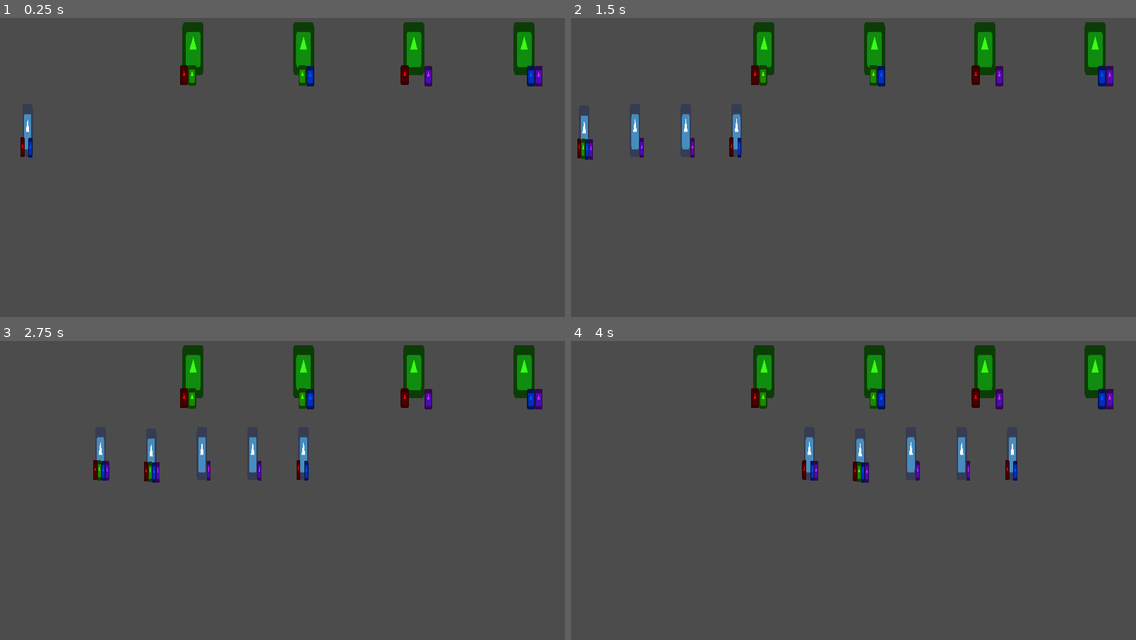
Above: before the commit, frames 1-4 (two rows, left to right).
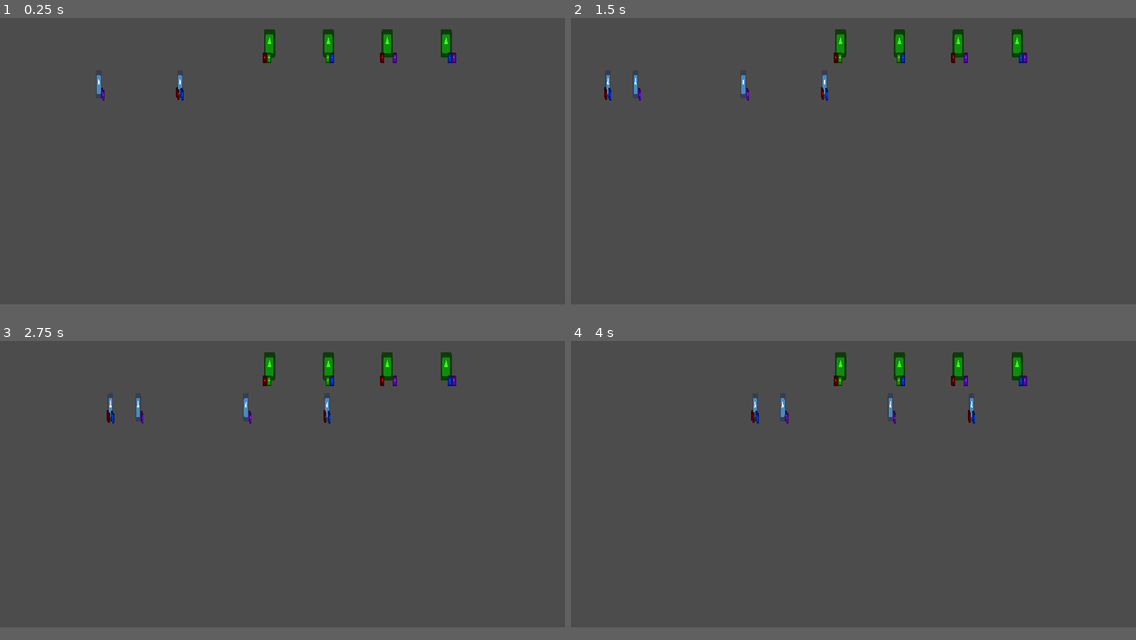
Above: after the commit, the same moments.

Repository: Schroedi/ggj2020
Game: Godot game, scene res://Game/MainScene.tscn
The game is run twice, just before and just after one commit, with the same random seed, the same clock (stepped at 60 frames per second) and the same inputs. The engine's default icon, where the game draws it, is replaced by a stand-in: a white triangle on a blue panel in a dark square.
Inputs (mouse positions are in pixels of both pictures, inside the frame that each line leads up to):
- Up to frame 1 (0.25 s): no input
- Up to frame 2 (1.5 s): move the mouse to (977, 134) at 0.52 s; hold D 0.53-1.25 s; click (977, 134) at 0.67 s; drag from (740, 167) to (661, 131) at 1.27 s
- Up to frame 3 (2.75 s): move the mouse to (339, 403) at 2.02 s; hold D from 2.03 s (still down)
- Up to frame 4 (4 s): release D at 2.75 s; drag from (825, 541) to (825, 454) at 2.77 s; move the mouse to (1023, 523) at 3.52 s; hold A from 3.53 s (still down)
In our replay, the window is 800x468 before the commit and 800x450 after it. These sizes can differ from the game's own. Grey fills any space a smaller window leaves; there, only what the larger window draws over its background counts as a difference.

The runs differ from the first frame. In frame 1, 4.4% of the frame differs, in the area x 3-96%, y 1-47%; in frame 2, 5.3%; in frame 3, 5.5%, in the area x 16-96%, y 1-48%; in frame 4, 5.5%.

Commit message:
Multi hit

Diff:
--- a/Game/MainScene.gd
+++ b/Game/MainScene.gd
@@ -1 +1,5 @@
 extends Node2D
+
+func _input(event):
+	if event.is_action_pressed("restart"):
+		SceneManager.goto_scene("res://Game/MainScene.tscn")
--- a/Game/MainScene.tscn
+++ b/Game/MainScene.tscn
@@ -1,241 +1,45 @@
-[gd_scene load_steps=7 format=2]
+[gd_scene load_steps=5 format=2]
 
-[ext_resource path="res://icon.png" type="Texture" id=1]
-[ext_resource path="res://ding.gd" type="Script" id=2]
+[ext_resource path="res://Game/ding.tscn" type="PackedScene" id=1]
 [ext_resource path="res://Game/MainScene.gd" type="Script" id=4]
 [ext_resource path="res://Game/SFX/Rhythmic Repair Ranch.wav" type="AudioStream" id=6]
 [ext_resource path="res://Game/p1.tscn" type="PackedScene" id=7]
 
-[sub_resource type="RectangleShape2D" id=1]
-extents = Vector2( 52.3696, 46.4671 )
-
 [node name="MainScene" type="Node2D"]
 script = ExtResource( 4 )
 
-[node name="ding" type="Sprite" parent="."]
-position = Vector2( 0, 261.378 )
-scale = Vector2( 0.2, 1 )
-texture = ExtResource( 1 )
-script = ExtResource( 2 )
+[node name="ding" parent="." instance=ExtResource( 1 )]
+position = Vector2( 561.6, 330 )
+types = [ "r", "r2", "b", "b2" ]
 
-[node name="r" type="Sprite" parent="ding"]
-modulate = Color( 1, 0, 0, 1 )
-position = Vector2( 198.753, 96.5421 )
-scale = Vector2( 0.377654, 0.377654 )
-texture = ExtResource( 1 )
-offset = Vector2( -648.625, -176.658 )
+[node name="ding2" parent="." instance=ExtResource( 1 )]
+position = Vector2( 285.6, 330 )
+types = [ "a", "a2" ]
 
-[node name="g" type="Sprite" parent="ding"]
-visible = false
-modulate = Color( 0.32549, 1, 0, 1 )
-position = Vector2( 235.387, 96.9198 )
-scale = Vector2( 0.377654, 0.377654 )
-texture = ExtResource( 1 )
-offset = Vector2( -648.625, -176.658 )
+[node name="ding3" parent="." instance=ExtResource( 1 )]
+position = Vector2( -80.6883, 330 )
+types = [ "a", "a2" ]
 
-[node name="b" type="Sprite" parent="ding"]
-modulate = Color( 0, 0.333333, 1, 1 )
-position = Vector2( 270.888, 98.0528 )
-scale = Vector2( 0.377654, 0.377654 )
-texture = ExtResource( 1 )
-offset = Vector2( -648.625, -176.658 )
-
-[node name="a" type="Sprite" parent="ding"]
-visible = false
-modulate = Color( 1, 0.0980392, 0.952941, 1 )
-position = Vector2( 305.747, 98.0632 )
-scale = Vector2( 0.377654, 0.377654 )
-texture = ExtResource( 1 )
-offset = Vector2( -648.625, -176.658 )
-
-[node name="Area2D" type="Area2D" parent="ding"]
-
-[node name="CollisionShape2D" type="CollisionShape2D" parent="ding/Area2D"]
-shape = SubResource( 1 )
-
-[node name="ding2" type="Sprite" parent="."]
-position = Vector2( -92, 261.378 )
-scale = Vector2( 0.2, 1 )
-texture = ExtResource( 1 )
-script = ExtResource( 2 )
-
-[node name="r" type="Sprite" parent="ding2"]
-visible = false
-modulate = Color( 1, 0, 0, 1 )
-position = Vector2( 198.753, 96.5421 )
-scale = Vector2( 0.377654, 0.377654 )
-texture = ExtResource( 1 )
-offset = Vector2( -648.625, -176.658 )
-
-[node name="g" type="Sprite" parent="ding2"]
-visible = false
-modulate = Color( 0.32549, 1, 0, 1 )
-position = Vector2( 235.387, 96.9198 )
-scale = Vector2( 0.377654, 0.377654 )
-texture = ExtResource( 1 )
-offset = Vector2( -648.625, -176.658 )
-
-[node name="b" type="Sprite" parent="ding2"]
-visible = false
-modulate = Color( 0, 0.333333, 1, 1 )
-position = Vector2( 270.888, 98.0528 )
-scale = Vector2( 0.377654, 0.377654 )
-texture = ExtResource( 1 )
-offset = Vector2( -648.625, -176.658 )
-
-[node name="a" type="Sprite" parent="ding2"]
-modulate = Color( 1, 0.0980392, 0.952941, 1 )
-position = Vector2( 305.747, 98.0632 )
-scale = Vector2( 0.377654, 0.377654 )
-texture = ExtResource( 1 )
-offset = Vector2( -648.625, -176.658 )
-
-[node name="Area2D" type="Area2D" parent="ding2"]
-
-[node name="CollisionShape2D" type="CollisionShape2D" parent="ding2/Area2D"]
-shape = SubResource( 1 )
-
-[node name="ding5" type="Sprite" parent="."]
-position = Vector2( -184, 261.378 )
-scale = Vector2( 0.2, 1 )
-texture = ExtResource( 1 )
-script = ExtResource( 2 )
-
-[node name="r" type="Sprite" parent="ding5"]
-visible = false
-modulate = Color( 1, 0, 0, 1 )
-position = Vector2( 198.753, 96.5421 )
-scale = Vector2( 0.377654, 0.377654 )
-texture = ExtResource( 1 )
-offset = Vector2( -648.625, -176.658 )
-
-[node name="g" type="Sprite" parent="ding5"]
-visible = false
-modulate = Color( 0.32549, 1, 0, 1 )
-position = Vector2( 235.387, 96.9198 )
-scale = Vector2( 0.377654, 0.377654 )
-texture = ExtResource( 1 )
-offset = Vector2( -648.625, -176.658 )
-
-[node name="b" type="Sprite" parent="ding5"]
-visible = false
-modulate = Color( 0, 0.333333, 1, 1 )
-position = Vector2( 270.888, 98.0528 )
-scale = Vector2( 0.377654, 0.377654 )
-texture = ExtResource( 1 )
-offset = Vector2( -648.625, -176.658 )
-
-[node name="a" type="Sprite" parent="ding5"]
-modulate = Color( 1, 0.0980392, 0.952941, 1 )
-position = Vector2( 305.747, 98.0632 )
-scale = Vector2( 0.377654, 0.377654 )
-texture = ExtResource( 1 )
-offset = Vector2( -648.625, -176.658 )
-
-[node name="Area2D" type="Area2D" parent="ding5"]
-
-[node name="CollisionShape2D" type="CollisionShape2D" parent="ding5/Area2D"]
-shape = SubResource( 1 )
-
-[node name="ding3" type="Sprite" parent="."]
-position = Vector2( -276, 264 )
-scale = Vector2( 0.2, 1 )
-texture = ExtResource( 1 )
-script = ExtResource( 2 )
-
-[node name="r" type="Sprite" parent="ding3"]
-modulate = Color( 1, 0, 0, 1 )
-position = Vector2( 198.753, 96.5421 )
-scale = Vector2( 0.377654, 0.377654 )
-texture = ExtResource( 1 )
-offset = Vector2( -648.625, -176.658 )
-
-[node name="g" type="Sprite" parent="ding3"]
-modulate = Color( 0.32549, 1, 0, 1 )
-position = Vector2( 235.387, 96.9198 )
-scale = Vector2( 0.377654, 0.377654 )
-texture = ExtResource( 1 )
-offset = Vector2( -648.625, -176.658 )
-
-[node name="b" type="Sprite" parent="ding3"]
-modulate = Color( 0, 0.333333, 1, 1 )
-position = Vector2( 270.888, 98.0528 )
-scale = Vector2( 0.377654, 0.377654 )
-texture = ExtResource( 1 )
-offset = Vector2( -648.625, -176.658 )
-
-[node name="a" type="Sprite" parent="ding3"]
-modulate = Color( 1, 0.0980392, 0.952941, 1 )
-position = Vector2( 305.747, 98.0632 )
-scale = Vector2( 0.377654, 0.377654 )
-texture = ExtResource( 1 )
-offset = Vector2( -648.625, -176.658 )
-
-[node name="Area2D" type="Area2D" parent="ding3"]
-
-[node name="CollisionShape2D" type="CollisionShape2D" parent="ding3/Area2D"]
-shape = SubResource( 1 )
-
-[node name="ding4" type="Sprite" parent="."]
-position = Vector2( -368, 261.378 )
-scale = Vector2( 0.2, 1 )
-texture = ExtResource( 1 )
-script = ExtResource( 2 )
-
-[node name="r" type="Sprite" parent="ding4"]
-modulate = Color( 1, 0, 0, 1 )
-position = Vector2( 198.753, 96.5421 )
-scale = Vector2( 0.377654, 0.377654 )
-texture = ExtResource( 1 )
-offset = Vector2( -648.625, -176.658 )
-
-[node name="g" type="Sprite" parent="ding4"]
-modulate = Color( 0.32549, 1, 0, 1 )
-position = Vector2( 235.387, 96.9198 )
-scale = Vector2( 0.377654, 0.377654 )
-texture = ExtResource( 1 )
-offset = Vector2( -648.625, -176.658 )
-
-[node name="b" type="Sprite" parent="ding4"]
-modulate = Color( 0, 0.333333, 1, 1 )
-position = Vector2( 270.888, 98.0528 )
-scale = Vector2( 0.377654, 0.377654 )
-texture = ExtResource( 1 )
-offset = Vector2( -648.625, -176.658 )
-
-[node name="a" type="Sprite" parent="ding4"]
-modulate = Color( 1, 0.0980392, 0.952941, 1 )
-position = Vector2( 305.747, 98.0632 )
-scale = Vector2( 0.377654, 0.377654 )
-texture = ExtResource( 1 )
-offset = Vector2( -648.625, -176.658 )
-
-[node name="Area2D" type="Area2D" parent="ding4"]
-
-[node name="CollisionShape2D" type="CollisionShape2D" parent="ding4/Area2D"]
-shape = SubResource( 1 )
+[node name="ding5" parent="." instance=ExtResource( 1 )]
+position = Vector2( -174.4, 330 )
+types = [ "r", "r2", "b", "b2" ]
 
 [node name="p1" parent="." instance=ExtResource( 7 )]
-position = Vector2( 350, 111.739 )
+position = Vector2( 915.975, 80 )
 types = [ "r", "g" ]
 
 [node name="p2" parent="." instance=ExtResource( 7 )]
-position = Vector2( 550, 111.739 )
-types = [ "g", "b" ]
+position = Vector2( 1115.98, 80 )
+types = [ "b", "g" ]
 
 [node name="p3" parent="." instance=ExtResource( 7 )]
-position = Vector2( 750, 111.739 )
+position = Vector2( 1315.98, 80 )
 types = [ "r", "a" ]
 
 [node name="p4" parent="." instance=ExtResource( 7 )]
-position = Vector2( 950, 111.739 )
+position = Vector2( 1515.98, 80 )
 types = [ "b", "a" ]
 
 [node name="AudioStreamPlayer" type="AudioStreamPlayer" parent="."]
 stream = ExtResource( 6 )
 autoplay = true
-[connection signal="body_entered" from="ding/Area2D" to="ding" method="_on_Area2D_body_entered"]
-[connection signal="body_entered" from="ding2/Area2D" to="ding2" method="_on_Area2D_body_entered"]
-[connection signal="body_entered" from="ding5/Area2D" to="ding5" method="_on_Area2D_body_entered"]
-[connection signal="body_entered" from="ding3/Area2D" to="ding3" method="_on_Area2D_body_entered"]
-[connection signal="body_entered" from="ding4/Area2D" to="ding4" method="_on_Area2D_body_entered"]
--- /dev/null
+++ b/Game/ding.tscn
@@ -0,0 +1,75 @@
+[gd_scene load_steps=4 format=2]
+
+[ext_resource path="res://icon.png" type="Texture" id=1]
+[ext_resource path="res://ding.gd" type="Script" id=2]
+
+[sub_resource type="RectangleShape2D" id=1]
+extents = Vector2( 52.3696, 46.4671 )
+
+[node name="ding" type="Sprite"]
+position = Vector2( 0, 261.378 )
+scale = Vector2( 0.2, 1 )
+texture = ExtResource( 1 )
+script = ExtResource( 2 )
+
+[node name="r" type="Sprite" parent="."]
+modulate = Color( 1, 0, 0, 1 )
+position = Vector2( 198.753, 96.5421 )
+scale = Vector2( 0.377654, 0.377654 )
+texture = ExtResource( 1 )
+offset = Vector2( -648.625, -176.658 )
+
+[node name="g" type="Sprite" parent="."]
+modulate = Color( 0.32549, 1, 0, 1 )
+position = Vector2( 235.387, 96.9198 )
+scale = Vector2( 0.377654, 0.377654 )
+texture = ExtResource( 1 )
+offset = Vector2( -648.625, -176.658 )
+
+[node name="b" type="Sprite" parent="."]
+modulate = Color( 0, 0.333333, 1, 1 )
+position = Vector2( 270.888, 98.0528 )
+scale = Vector2( 0.377654, 0.377654 )
+texture = ExtResource( 1 )
+offset = Vector2( -648.625, -176.658 )
+
+[node name="a" type="Sprite" parent="."]
+modulate = Color( 1, 0.0980392, 0.952941, 1 )
+position = Vector2( 305.747, 98.0632 )
+scale = Vector2( 0.377654, 0.377654 )
+texture = ExtResource( 1 )
+offset = Vector2( -648.625, -176.658 )
+
+[node name="r2" type="Sprite" parent="."]
+modulate = Color( 1, 0, 0, 1 )
+position = Vector2( 215.083, 103.465 )
+scale = Vector2( 0.377654, 0.377654 )
+texture = ExtResource( 1 )
+offset = Vector2( -648.625, -176.658 )
+
+[node name="g2" type="Sprite" parent="."]
+modulate = Color( 0.32549, 1, 0, 1 )
+position = Vector2( 251.717, 103.843 )
+scale = Vector2( 0.377654, 0.377654 )
+texture = ExtResource( 1 )
+offset = Vector2( -648.625, -176.658 )
+
+[node name="b2" type="Sprite" parent="."]
+modulate = Color( 0, 0.333333, 1, 1 )
+position = Vector2( 287.218, 104.976 )
+scale = Vector2( 0.377654, 0.377654 )
+texture = ExtResource( 1 )
+offset = Vector2( -648.625, -176.658 )
+
+[node name="a2" type="Sprite" parent="."]
+modulate = Color( 1, 0.0980392, 0.952941, 1 )
+position = Vector2( 322.077, 104.986 )
+scale = Vector2( 0.377654, 0.377654 )
+texture = ExtResource( 1 )
+offset = Vector2( -648.625, -176.658 )
+
+[node name="Area2D" type="Area2D" parent="."]
+
+[node name="CollisionShape2D" type="CollisionShape2D" parent="Area2D"]
+shape = SubResource( 1 )
+[connection signal="body_entered" from="Area2D" to="." method="_on_Area2D_body_entered"]
--- a/Game/p1.gd
+++ b/Game/p1.gd
@@ -1,31 +1,39 @@
-extends Sprite
+extends Node2D
 
 export var types = ['r', 'b']
 var type = "b"
+
+const sounds = {'r': preload("res://Game/SFX/BrooklynBD.wav"),
+'g': preload("res://Game/SFX/BrooklynBell.wav"),
+'a': preload("res://Game/SFX/BrooklynHH.wav"),
+'b': preload("res://Game/SFX/BrooklynSound 1.wav")}
 
 # 1 or 2
 var sound = 0
 
 func _ready():
-	$r.visible = types.has('r')
-	$g.visible = types.has('g')
-	$b.visible = types.has('b')
-	$a.visible = types.has('a')
+	$p1/r.visible = types.has('r')
+	$p1/g.visible = types.has('g')
+	$p1/b.visible = types.has('b')
+	$p1/a.visible = types.has('a')
+
+	$s1.stream = sounds[types[0]]
+	$s2.stream = sounds[types[1]]
 
 func _input(event:InputEvent):
-	if $AnimationPlayer.is_playing():
+	if $p1/AnimationPlayer.is_playing():
 		return
 
 	if event.is_action_pressed(name + "a"):
 		sound = 1
 		$s1.play()
 		type = types[0]
-		$AnimationPlayer.play("hit")
+		$p1/AnimationPlayer.play("hit")
 	if event.is_action_pressed(name + "b"):
 		sound = 2
 		$s2.play()
 		type = types[1]
-		$AnimationPlayer.play("hit")
+		$p1/AnimationPlayer.play("hit")
 
 func play_sound():
 #	if sound == 1:
--- a/Game/p1.tscn
+++ b/Game/p1.tscn
@@ -57,52 +57,54 @@
 "values": [ false, true, false ]
 }
 
-[node name="p1" type="Sprite"]
+[node name="p1_root" type="Node2D"]
+position = Vector2( 0, 111.739 )
+script = ExtResource( 3 )
+
+[node name="p1" type="Sprite" parent="."]
 self_modulate = Color( 0.223529, 1, 0.0784314, 1 )
-position = Vector2( 0, 121.79 )
+position = Vector2( 0, 111.739 )
 scale = Vector2( 0.4, 1 )
 texture = ExtResource( 1 )
-script = ExtResource( 3 )
-types = [ "g", "a" ]
 
-[node name="Area2D2" type="KinematicBody2D" parent="."]
+[node name="Area2D2" type="KinematicBody2D" parent="p1"]
 
-[node name="CollisionShape2D" type="CollisionShape2D" parent="Area2D2"]
+[node name="CollisionShape2D" type="CollisionShape2D" parent="p1/Area2D2"]
 shape = SubResource( 1 )
+
+[node name="AnimationPlayer" type="AnimationPlayer" parent="p1"]
+anims/hit = SubResource( 2 )
+
+[node name="r" type="Sprite" parent="p1"]
+modulate = Color( 1, 0, 0, 1 )
+position = Vector2( 203.772, 115.635 )
+scale = Vector2( 0.377654, 0.377654 )
+texture = ExtResource( 1 )
+offset = Vector2( -648.625, -176.658 )
+
+[node name="g" type="Sprite" parent="p1"]
+modulate = Color( 0.32549, 1, 0, 1 )
+position = Vector2( 240.406, 116.013 )
+scale = Vector2( 0.377654, 0.377654 )
+texture = ExtResource( 1 )
+offset = Vector2( -648.625, -176.658 )
+
+[node name="b" type="Sprite" parent="p1"]
+modulate = Color( 0, 0.333333, 1, 1 )
+position = Vector2( 275.907, 117.146 )
+scale = Vector2( 0.377654, 0.377654 )
+texture = ExtResource( 1 )
+offset = Vector2( -648.625, -176.658 )
+
+[node name="a" type="Sprite" parent="p1"]
+modulate = Color( 1, 0.0980392, 0.952941, 1 )
+position = Vector2( 310.766, 117.156 )
+scale = Vector2( 0.377654, 0.377654 )
+texture = ExtResource( 1 )
+offset = Vector2( -648.625, -176.658 )
 
 [node name="s1" type="AudioStreamPlayer" parent="."]
 stream = ExtResource( 2 )
 
 [node name="s2" type="AudioStreamPlayer" parent="."]
 stream = ExtResource( 2 )
-
-[node name="AnimationPlayer" type="AnimationPlayer" parent="."]
-anims/hit = SubResource( 2 )
-
-[node name="r" type="Sprite" parent="."]
-modulate = Color( 1, 0, 0, 1 )
-position = Vector2( 203.772, 115.635 )
-scale = Vector2( 0.377654, 0.377654 )
-texture = ExtResource( 1 )
-offset = Vector2( -648.625, -176.658 )
-
-[node name="g" type="Sprite" parent="."]
-modulate = Color( 0.32549, 1, 0, 1 )
-position = Vector2( 240.406, 116.013 )
-scale = Vector2( 0.377654, 0.377654 )
-texture = ExtResource( 1 )
-offset = Vector2( -648.625, -176.658 )
-
-[node name="b" type="Sprite" parent="."]
-modulate = Color( 0, 0.333333, 1, 1 )
-position = Vector2( 275.907, 117.146 )
-scale = Vector2( 0.377654, 0.377654 )
-texture = ExtResource( 1 )
-offset = Vector2( -648.625, -176.658 )
-
-[node name="a" type="Sprite" parent="."]
-modulate = Color( 1, 0.0980392, 0.952941, 1 )
-position = Vector2( 310.766, 117.156 )
-scale = Vector2( 0.377654, 0.377654 )
-texture = ExtResource( 1 )
-offset = Vector2( -648.625, -176.658 )
--- a/ding.gd
+++ b/ding.gd
@@ -1,29 +1,30 @@
 extends Sprite
 
+export var types = ['r', 'b', 'g2', 'a2']
 
+func _ready():
+	$r.visible = types.has('r')
+	$g.visible = types.has('g')
+	$b.visible = types.has('b')
+	$a.visible = types.has('a')
+	$r2.visible = types.has('r2')
+	$g2.visible = types.has('g2')
+	$b2.visible = types.has('b2')
+	$a2.visible = types.has('a2')
 
-
-# Called when the node enters the scene tree for the first time.
-func _ready():
-	pass # Replace with function body.
-
-
-# Called every frame. 'delta' is the elapsed time since the previous frame.
-#func _process(delta):
-#	pass
 
 func _physics_process(delta):
 	position.x += 200 * delta
 
-	position.x = fmod(position.x, 1024)
+	#position.x = fmod(position.x, 1024)
 
+func remove_part(p:String):
+	if get_node(p+'2').visible:
+		get_node(p+'2').visible = false
+		return
+	if get_node(p).visible:
+		get_node(p).visible = false
+		return
 
 func _on_Area2D_body_entered(body):
-	if body.get_parent().type == 'r':
-		$r.visible = false
-	if body.get_parent().type == 'g':
-		$g.visible = false
-	if body.get_parent().type == 'b':
-		$b.visible = false
-	if body.get_parent().type == 'a':
-		$a.visible = false
+	remove_part(body.get_parent().get_parent().type)
--- a/project.godot
+++ b/project.godot
@@ -43,6 +43,10 @@
 
 [display]
 
+window/size/width=1920
+window/size/height=1080
+window/size/resizable=false
+window/size/borderless=true
 window/stretch/mode="2d"
 window/stretch/aspect="keep_height"
 
@@ -88,6 +92,11 @@
 "events": [ Object(InputEventKey,"resource_local_to_scene":false,"resource_name":"","device":0,"alt":false,"shift":false,"control":false,"meta":false,"command":false,"pressed":false,"scancode":16777237,"unicode":0,"echo":false,"script":null)
  ]
 }
+restart={
+"deadzone": 0.5,
+"events": [ Object(InputEventKey,"resource_local_to_scene":false,"resource_name":"","device":0,"alt":false,"shift":false,"control":false,"meta":false,"command":false,"pressed":false,"scancode":16777248,"unicode":0,"echo":false,"script":null)
+ ]
+}
 
 [input_devices]
 
